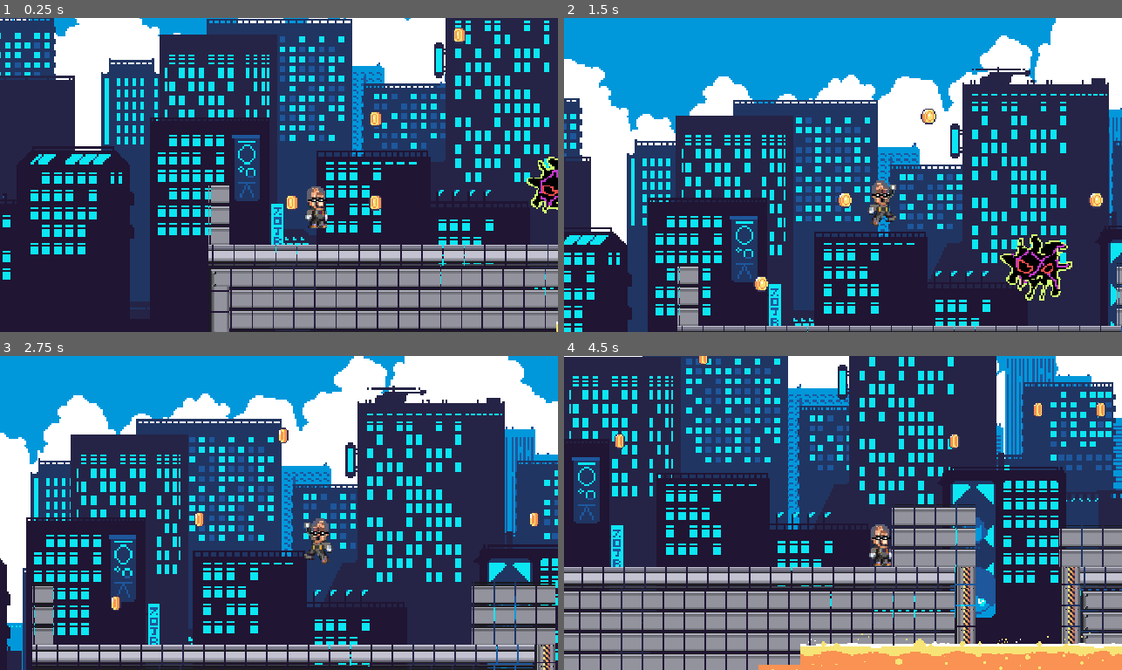
Above: before the commit, frames 1-4 (two rows, left to right).
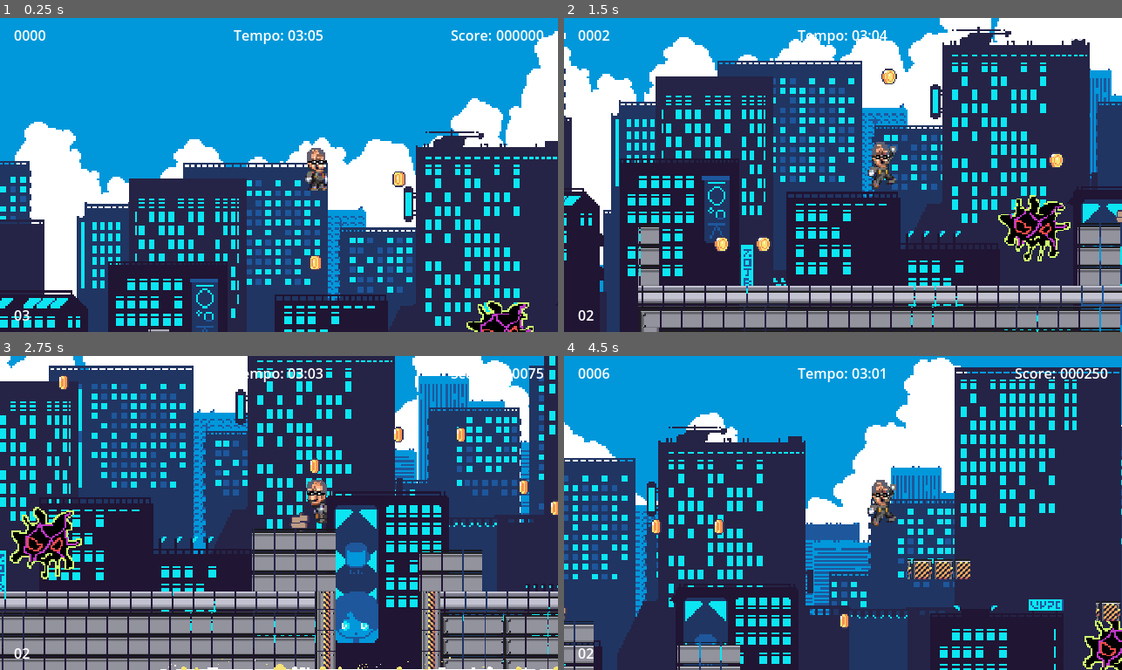
Above: after the commit, the same moments.

Repository: gabriiellrss/SuperZe
Game: Godot game, scene res://world-01.tscn
Same seed, same stepped clock (60 frames per second), same inputs: the game is played once before the commit and once after it.
Inputs (mouse positions are in pixels of both pictures, inside the frame that each line leads up to):
- Up to frame 1 (0.25 s): no input
- Up to frame 2 (1.5 s): hold D (move_right) from 0.53 s (still down); tap Space (jump) at 0.77 s
- Up to frame 3 (2.75 s): tap Space (jump) at 1.52 s; release D (move_right) at 2.03 s; hold A (move_left) from 2.03 s (still down)
- Up to frame 4 (4.5 s): release A (move_left) at 2.78 s; hold D (move_right) 2.78-4.25 s; tap Space (jump) at 3.02, 3.77 s; tap Escape (ui_cancel) at 4.15 s; click (843, 497) at 4.25 s, where only the run after the commit has a clickable "Resume Game"

The runs differ from the first frame. In frame 1, 82% of the frame differs, in the area x 0-100%, y 0-100%; in frame 2, 59%; in frame 3, 78%; in frame 4, 83%.

Commit message:
Estou com sonoooooooooooo

Diff:
--- a/cenas/checkpoint.gd
+++ b/cenas/checkpoint.gd
@@ -9,10 +9,11 @@
 	activate_checkpoint()
 
 func activate_checkpoint():
+	Globals.current_checkpoint = self
 	print("O checkpoint está funcionando patrão")
 	anim.play("default")
 	is_active = true
 
-func _on_animated_sprite_2d_animation_finished() -> void:
-	if anim.animation == "raising":
-		anim.play()
+#func _on_animated_sprite_2d_animation_finished() -> void:
+	#if anim.animation == "raising":
+		#anim.play()
--- a/cenas/checkpoint.tscn
+++ b/cenas/checkpoint.tscn
@@ -1,16 +1,35 @@
-[gd_scene load_steps=3 format=3 uid="uid://df1vvfnomfqwp"]
+[gd_scene load_steps=6 format=3 uid="uid://df1vvfnomfqwp"]
 
 [ext_resource type="Script" uid="uid://vwae0mich4jw" path="res://cenas/checkpoint.gd" id="1_fboou"]
+[ext_resource type="Texture2D" uid="uid://bkeagfbdpi8y5" path="res://assets/objects/sign.png" id="2_hdxf0"]
 
 [sub_resource type="RectangleShape2D" id="RectangleShape2D_ysaax"]
+
+[sub_resource type="AtlasTexture" id="AtlasTexture_02dpx"]
+atlas = ExtResource("2_hdxf0")
+region = Rect2(0, 0, 16, 32)
+
+[sub_resource type="SpriteFrames" id="SpriteFrames_meaxv"]
+animations = [{
+"frames": [{
+"duration": 1.0,
+"texture": SubResource("AtlasTexture_02dpx")
+}],
+"loop": true,
+"name": &"default",
+"speed": 5.0
+}]
 
 [node name="checkpoint" type="Area2D"]
 script = ExtResource("1_fboou")
 
 [node name="CollisionShape2D" type="CollisionShape2D" parent="."]
+position = Vector2(0, 7)
 shape = SubResource("RectangleShape2D_ysaax")
 
 [node name="AnimatedSprite2D" type="AnimatedSprite2D" parent="."]
+sprite_frames = SubResource("SpriteFrames_meaxv")
+frame_progress = 0.117898
 
 [connection signal="body_entered" from="." to="." method="_on_body_entered"]
 [connection signal="animation_finished" from="AnimatedSprite2D" to="." method="_on_animated_sprite_2d_animation_finished"]
--- /dev/null
+++ b/cenas/pause_menu.gd
@@ -0,0 +1,26 @@
+extends CanvasLayer
+
+@onready var resume_btn: Button = $menu_holder/Resume_btn
+
+# Called when the node enters the scene tree for the first time.
+func _ready() -> void:
+	visible = false
+
+
+# Called every frame. 'delta' is the elapsed time since the previous frame.
+func _process(delta: float) -> void:
+	pass
+
+func _unhandled_input(event: InputEvent) -> void:
+	if event.is_action_pressed("ui_cancel"):
+		visible = true
+		get_tree().paused = true
+		resume_btn.grab_focus()
+
+func _on_resume_btn_pressed() -> void:
+	get_tree().paused = false
+	visible = false
+
+
+func _on_quit_btn_pressed() -> void:
+	get_tree().quit()
--- /dev/null
+++ b/cenas/pause_menu.tscn
@@ -0,0 +1,45 @@
+[gd_scene load_steps=4 format=3 uid="uid://cwv1uk8q8dnkw"]
+
+[ext_resource type="Script" uid="uid://cr4q4c8fo72pt" path="res://cenas/pause_menu.gd" id="1_jsi4g"]
+
+[sub_resource type="InputEventAction" id="InputEventAction_jsi4g"]
+action = &"ui_cancel"
+
+[sub_resource type="Shortcut" id="Shortcut_m0p7e"]
+events = [SubResource("InputEventAction_jsi4g")]
+
+[node name="pause_menu" type="CanvasLayer"]
+process_mode = 3
+visible = false
+script = ExtResource("1_jsi4g")
+
+[node name="ColorRect" type="ColorRect" parent="."]
+anchors_preset = 15
+anchor_right = 1.0
+anchor_bottom = 1.0
+grow_horizontal = 2
+grow_vertical = 2
+color = Color(0, 0, 0, 0.192157)
+
+[node name="menu_holder" type="VBoxContainer" parent="."]
+anchors_preset = 14
+anchor_top = 0.5
+anchor_right = 1.0
+anchor_bottom = 0.5
+offset_top = -33.0
+offset_bottom = 33.0
+grow_horizontal = 2
+grow_vertical = 2
+
+[node name="Resume_btn" type="Button" parent="menu_holder"]
+layout_mode = 2
+size_flags_vertical = 4
+shortcut = SubResource("Shortcut_m0p7e")
+text = "Resume Game"
+
+[node name="quit_btn" type="Button" parent="menu_holder"]
+layout_mode = 2
+text = "Quit GAME"
+
+[connection signal="pressed" from="menu_holder/Resume_btn" to="." method="_on_resume_btn_pressed"]
+[connection signal="pressed" from="menu_holder/quit_btn" to="." method="_on_quit_btn_pressed"]
--- a/cenas/virus.tscn
+++ b/cenas/virus.tscn
@@ -6,6 +6,8 @@
 [sub_resource type="GDScript" id="GDScript_7k104"]
 resource_name = "enemy"
 script/source = "extends CharacterBody2D
+
+@export var enemy_score:= 100
 
 @export var speed: float = 100.0  # Velocidade do inimigo
 @export var gravity: float = 500.0  # Gravidade aplicada quando ele cai
@@ -53,6 +55,7 @@
 		await get_tree().create_timer(0.02).timeout
 
 	await get_tree().create_timer(0.2).timeout  # Pequena espera antes de sumir
+	Globals.score += enemy_score
 	queue_free()  # Remove o inimigo da cena
 "
 
--- /dev/null
+++ b/control.gd
@@ -0,0 +1,45 @@
+extends Control
+
+@onready var coins_counter: Label = $container/coinsContainer/coinsCounter as Label
+@onready var score_counter_2: Label = $container/scoreContainer/scoreCounter2 as Label
+@onready var time_counter_2: Label = $container/timeContainer/timeCounter2 as Label
+@onready var life_counter: Label = $container/lifeContainer/lifeCounter as Label
+@onready var clock_time: Timer = $clock_time as Timer
+
+var minutes = 0
+var seconds = 0
+@export_range(0,5) var default_minutes := 1
+@export_range(0,59) var default_seconds := 0
+
+signal time_is_up()
+# Called when the node enters the scene tree for the first time.
+func _ready() -> void:
+	coins_counter.text = str("%04d" % Globals.coins)
+	score_counter_2.text = str("%06d" % Globals.score)
+	life_counter.text = str("%02d" % Globals.player_life)
+	time_counter_2.text = str("%02d" % default_minutes) + ":" + str("%02d" % default_seconds)
+
+# Called every frame. 'delta' is the elapsed time since the previous frame.
+func _process(delta: float) -> void:
+	coins_counter.text = str("%04d" % Globals.coins)
+	score_counter_2.text = str("%06d" % Globals.score)
+	life_counter.text = str("%02d" % Globals.player_life)
+
+	if minutes == 0 and seconds == 0:
+		reset_clock_timer()
+		emit_signal("time_is_up")
+		print("Sinal emitido")
+
+
+func _on_clock_time_timeout() -> void:
+	if seconds == 0:
+		if minutes > 0:
+			minutes -= 1
+			seconds = 60
+	seconds -= 1
+
+	time_counter_2.text = str("%02d" % minutes) + ":" + str("%02d" % seconds)
+
+func reset_clock_timer():
+	minutes = default_minutes
+	seconds = default_seconds
--- a/scripts/globals.gd
+++ b/scripts/globals.gd
@@ -2,6 +2,7 @@
 
 var coins := 0
 var score := 0
+var player_life := 3
 
 var player = null
 var current_checkpoint = null
--- a/scripts/gold_coin.gd
+++ b/scripts/gold_coin.gd
@@ -1,6 +1,7 @@
 extends Area2D
 
-
+var coins := 1
+@export var coins_score := 25
 # Called when the node enters the scene tree for the first time.
 func _ready() -> void:
 	pass # Replace with function body.
@@ -12,4 +13,8 @@
 
 
 func _on_body_entered(body: Node2D) -> void:
+	await $collision.call_deferred('queue_free()')
+	Globals.score += coins_score
+	Globals.coins += coins
+	print(Globals.coins)
 	queue_free()
--- a/scripts/my_player.gd
+++ b/scripts/my_player.gd
@@ -9,7 +9,6 @@
 var gravity = ProjectSettings.get_setting("physics/2d/default_gravity")
 var air_jumps = 0
 var is_jumping = false
-@export var player_life := 10
 var knockback_vector := Vector2.ZERO
 
 @onready var anim := $anim as AnimatedSprite2D
@@ -98,11 +97,11 @@
 
 func take_demage(knockback_force := Vector2.ZERO, duration:= 0.25):
 
-	if player_life > 0:
-		player_life -= 1
+	if Globals.player_life > 0:
+		Globals.player_life -= 1
 	else:
+		emit_signal("player_has_died")
 		queue_free()
-		emit_signal("player_has_died")
 
 	if knockback_force != Vector2.ZERO:
 		knockback_vector = knockback_force
--- /dev/null
+++ b/teste.tres
@@ -0,0 +1,3 @@
+[gd_resource type="MeshLibrary" format=3 uid="uid://b21ehx3vt0ufp"]
+
+[resource]
--- a/world-01.tscn
+++ b/world-01.tscn
@@ -1,6 +1,7 @@
-[gd_scene load_steps=20 format=4 uid="uid://cstebekd7yrcu"]
+[gd_scene load_steps=34 format=4 uid="uid://cstebekd7yrcu"]
 
 [ext_resource type="Script" uid="uid://dvifg0a5ne0jr" path="res://area_danger.gd" id="1_7g5es"]
+[ext_resource type="PackedScene" uid="uid://df1vvfnomfqwp" path="res://cenas/checkpoint.tscn" id="1_ecmfo"]
 [ext_resource type="Texture2D" uid="uid://bo05msig6socq" path="res://assets/decorations/lava.png" id="1_nw1fg"]
 [ext_resource type="PackedScene" uid="uid://cfxjwip0qv2ui" path="res://cenas/virus.tscn" id="2_7g5es"]
 [ext_resource type="Texture2D" uid="uid://bsfyf4elilbve" path="res://assets/TileSetLaboratoryv2_ByOleteras/LaboratoryTilesetV2.png" id="2_dnccj"]
@@ -12,6 +13,9 @@
 [ext_resource type="Texture2D" uid="uid://cvx2fc4wrg1a6" path="res://assets/free-city-backgrounds-pixel-art/city 5/3.png" id="10_15fco"]
 [ext_resource type="Texture2D" uid="uid://06dbg8tmeloj" path="res://assets/free-city-backgrounds-pixel-art/city 5/4.png" id="11_ecmfo"]
 [ext_resource type="Texture2D" uid="uid://cymb5uau8w0o2" path="res://assets/free-city-backgrounds-pixel-art/city 5/5.png" id="12_77i5e"]
+[ext_resource type="Script" uid="uid://bgdqpjgiu420q" path="res://control.gd" id="13_15fco"]
+[ext_resource type="Texture2D" uid="uid://0y5y2rjwls3v" path="res://assets/objects/coin_gold.png" id="13_idak8"]
+[ext_resource type="PackedScene" uid="uid://cwv1uk8q8dnkw" path="res://cenas/pause_menu.tscn" id="16_77i5e"]
 
 [sub_resource type="GDScript" id="GDScript_agall"]
 resource_name = "world"
@@ -20,26 +24,40 @@
 @onready var player := $player as CharacterBody2D
 @onready var player_scene = preload(\"res://cenas/player.tscn\")
 @onready var camera := $camera as Camera2D
-
-# Called when the node enters the scene tree for the first time.
+@onready var control: Control = $HUD/Control
+
+# Chamado quando o nó entra na árvore da cena
 func _ready() -> void:
 	Globals.player = player
 	Globals.player.follow_camera(camera)
 	Globals.player.player_has_died.connect(reload_game)
+	control.time_is_up.connect(reload_game)
+	Globals.player_life = 3
 
 func reload_game():
-	await  get_tree().create_timer(1.0).timeout
-	var player = player_scene.instantiate()
+	if player:
+		player.queue_free()  # Remove o jogador antigo
+		await get_tree().process_frame  # Aguarda 1 frame para garantir a remoção
+
+	# Criar novo jogador corretamente
+	player = player_scene.instantiate()
 	add_child(player)
+	player.global_position = Vector2(100, 100)  # Posição inicial ajustável
 	Globals.player = player
 	Globals.player.follow_camera(camera)
 	Globals.player.player_has_died.connect(reload_game)
+
+	# Resetar tempo e vidas ao reiniciar o jogo
+	Globals.player_life = 3
 	Globals.respawn_player()
+	#control.reset_clock_timer()  # Reinicia o tempo corretamente
+
+	print(\"Jogo reiniciado! Novo jogador criado.\")
 
 func _on_area_danger_body_entered(body: Node2D) -> void:
 	if body.name == \"player\":
 		print(\"O player está aqui\")
-		body.take_demage(Vector2(0,-250))
+		body.take_demage(Vector2(0, -250))
 "
 
 [sub_resource type="RectangleShape2D" id="RectangleShape2D_7g5es"]
@@ -655,8 +673,85 @@
 physics_layer_0/collision_layer = 3
 sources/1 = SubResource("TileSetAtlasSource_64xsk")
 
+[sub_resource type="AtlasTexture" id="AtlasTexture_15fco"]
+atlas = ExtResource("13_idak8")
+region = Rect2(0, 0, 16, 16)
+
+[sub_resource type="AtlasTexture" id="AtlasTexture_ecmfo"]
+atlas = ExtResource("13_idak8")
+region = Rect2(16, 0, 16, 16)
+
+[sub_resource type="AtlasTexture" id="AtlasTexture_77i5e"]
+atlas = ExtResource("13_idak8")
+region = Rect2(32, 0, 16, 16)
+
+[sub_resource type="AtlasTexture" id="AtlasTexture_w8loh"]
+atlas = ExtResource("13_idak8")
+region = Rect2(48, 0, 16, 16)
+
+[sub_resource type="AtlasTexture" id="AtlasTexture_yl2io"]
+atlas = ExtResource("13_idak8")
+region = Rect2(64, 0, 16, 16)
+
+[sub_resource type="AtlasTexture" id="AtlasTexture_sh6vd"]
+atlas = ExtResource("13_idak8")
+region = Rect2(80, 0, 16, 16)
+
+[sub_resource type="AtlasTexture" id="AtlasTexture_ieoi2"]
+atlas = ExtResource("13_idak8")
+region = Rect2(96, 0, 16, 16)
+
+[sub_resource type="AtlasTexture" id="AtlasTexture_84rnc"]
+atlas = ExtResource("13_idak8")
+region = Rect2(112, 0, 16, 16)
+
+[sub_resource type="SpriteFrames" id="SpriteFrames_moyiv"]
+animations = [{
+"frames": [{
+"duration": 1.0,
+"texture": SubResource("AtlasTexture_15fco")
+}, {
+"duration": 1.0,
+"texture": SubResource("AtlasTexture_ecmfo")
+}, {
+"duration": 1.0,
+"texture": SubResource("AtlasTexture_77i5e")
+}, {
+"duration": 1.0,
+"texture": SubResource("AtlasTexture_w8loh")
+}, {
+"duration": 1.0,
+"texture": SubResource("AtlasTexture_yl2io")
+}, {
+"duration": 1.0,
+"texture": SubResource("AtlasTexture_sh6vd")
+}, {
+"duration": 1.0,
+"texture": SubResource("AtlasTexture_ieoi2")
+}, {
+"duration": 1.0,
+"texture": SubResource("AtlasTexture_84rnc")
+}],
+"loop": true,
+"name": &"default",
+"speed": 5.0
+}]
+
+[sub_resource type="AnimatedTexture" id="AnimatedTexture_ef4t5"]
+frames = 8
+frame_1/duration = 1.0
+frame_2/duration = 1.0
+frame_3/duration = 1.0
+frame_4/duration = 1.0
+frame_5/duration = 1.0
+frame_6/duration = 1.0
+frame_7/duration = 1.0
+
 [node name="world" type="Node2D"]
 script = SubResource("GDScript_agall")
+
+[node name="checkpoint" parent="." instance=ExtResource("1_ecmfo")]
+position = Vector2(373, 230)
 
 [node name="AreaDanger" type="Area2D" parent="."]
 position = Vector2(434, 356)
@@ -786,4 +881,105 @@
 position = Vector2(0, -29)
 zoom = Vector2(1.5, 1.5)
 
+[node name="HUD" type="CanvasLayer" parent="."]
+
+[node name="Control" type="Control" parent="HUD"]
+layout_mode = 3
+anchors_preset = 15
+anchor_right = 1.0
+anchor_bottom = 1.0
+grow_horizontal = 2
+grow_vertical = 2
+script = ExtResource("13_15fco")
+default_minutes = 3
+default_seconds = 5
+
+[node name="clock_time" type="Timer" parent="HUD/Control"]
+autostart = true
+
+[node name="container" type="MarginContainer" parent="HUD/Control"]
+layout_mode = 1
+anchors_preset = 15
+anchor_right = 1.0
+anchor_bottom = 1.0
+grow_horizontal = 2
+grow_vertical = 2
+theme_override_constants/margin_left = 16
+theme_override_constants/margin_top = 8
+theme_override_constants/margin_right = 16
+theme_override_constants/margin_bottom = 8
+
+[node name="coinsContainer" type="HBoxContainer" parent="HUD/Control/container"]
+layout_mode = 2
+size_flags_horizontal = 0
+size_flags_vertical = 0
+
+[node name="AnimatedSprite2D" type="AnimatedSprite2D" parent="HUD/Control/container/coinsContainer"]
+visible = false
+position = Vector2(-9, 12)
+sprite_frames = SubResource("SpriteFrames_moyiv")
+frame_progress = 0.898901
+
+[node name="coinsIcons" type="TextureRect" parent="HUD/Control/container/coinsContainer"]
+visible = false
+layout_mode = 2
+size_flags_horizontal = 0
+size_flags_vertical = 0
+texture = SubResource("AnimatedTexture_ef4t5")
+
+[node name="coinsCounter" type="Label" parent="HUD/Control/container/coinsContainer"]
+layout_mode = 2
+size_flags_horizontal = 0
+size_flags_vertical = 0
+text = "000"
+
+[node name="scoreContainer" type="HBoxContainer" parent="HUD/Control/container"]
+layout_mode = 2
+size_flags_horizontal = 8
+size_flags_vertical = 0
+
+[node name="scoreCounter" type="Label" parent="HUD/Control/container/scoreContainer"]
+layout_mode = 2
+size_flags_horizontal = 0
+size_flags_vertical = 0
+text = "Score:"
+
+[node name="scoreCounter2" type="Label" parent="HUD/Control/container/scoreContainer"]
+layout_mode = 2
+size_flags_horizontal = 0
+size_flags_vertical = 0
+text = "000"
+
+[node name="timeContainer" type="HBoxContainer" parent="HUD/Control/container"]
+layout_mode = 2
+size_flags_horizontal = 4
+size_flags_vertical = 0
+
+[node name="timeCounter" type="Label" parent="HUD/Control/container/timeContainer"]
+layout_mode = 2
+size_flags_horizontal = 0
+size_flags_vertical = 0
+text = "Tempo:"
+
+[node name="timeCounter2" type="Label" parent="HUD/Control/container/timeContainer"]
+layout_mode = 2
+size_flags_horizontal = 0
+size_flags_vertical = 0
+text = "000"
+
+[node name="lifeContainer" type="HBoxContainer" parent="HUD/Control/container"]
+layout_mode = 2
+size_flags_horizontal = 0
+size_flags_vertical = 8
+
+[node name="lifeCounter" type="Label" parent="HUD/Control/container/lifeContainer"]
+layout_mode = 2
+size_flags_horizontal = 0
+size_flags_vertical = 0
+text = "Tempo:"
+
+[node name="pause_menu" parent="HUD/Control" instance=ExtResource("16_77i5e")]
+visible = false
+
 [connection signal="body_entered" from="AreaDanger" to="." method="_on_area_danger_body_entered"]
+[connection signal="timeout" from="HUD/Control/clock_time" to="HUD/Control" method="_on_clock_time_timeout"]
Not shown, changed: assets/Sprite Pack 7/Sprite Pack 7/LICENSE.txt
Not shown, added: cenas/pause_menu.gd.uid
Not shown, added: control.gd.uid
Not shown, added: export_presets.cfg
Not shown, added: SuperZe-trabalho.console.exe
Not shown, added: SuperZe-trabalho.exe
Not shown, added: SuperZe-trabalho.pck
